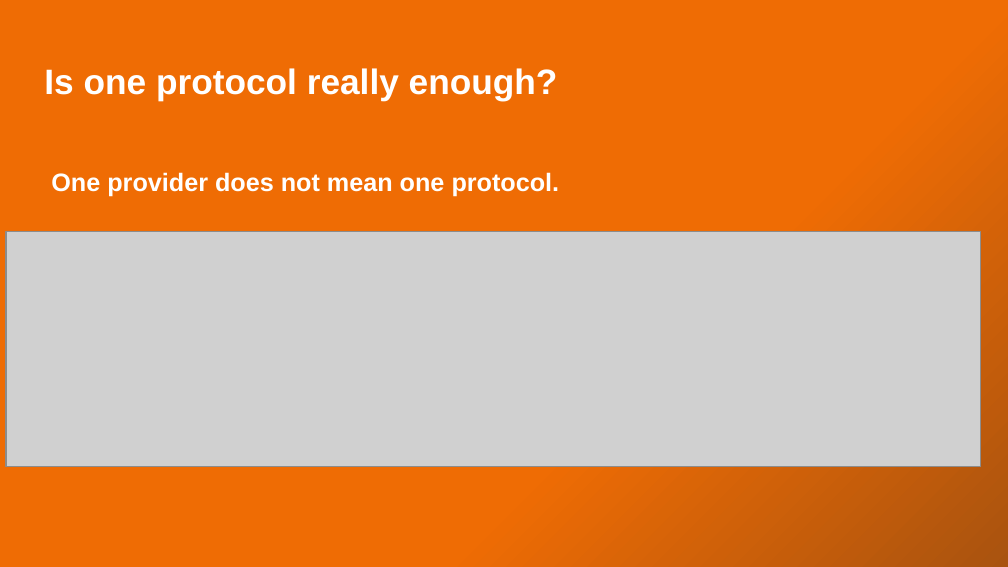
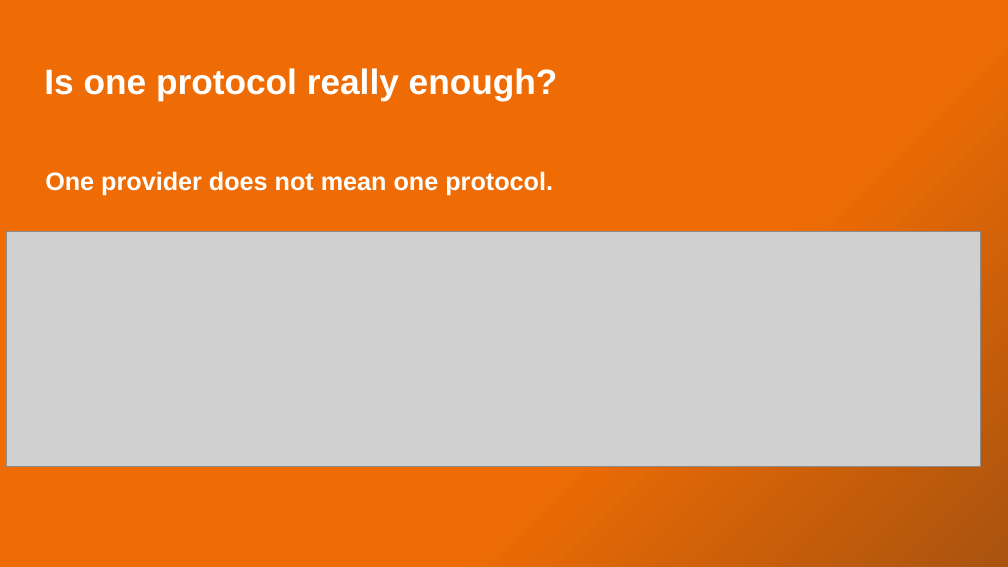
Before and after one commit to xkondix/ai-agents-JAVA-SPRING, a slide deck: slide 45 of presentations/The Agent Is a Loop .pptx (slide 44 before the commit). Drawn at 1008x567 pixels with LibreOffice and Linux fonts; fonts in the diff are those of the drawing; grey boxes stand for pictures. Boxes give left, top, right and bottom in pixels: in the first picture for what was removed or moved away, otherwise in the second. Text is boxed around its words. In the diff, an @@ line names an element or a change of style, - is before the commit and + after.

```diff
--- a/presentations/The Agent Is a Loop .pptx
+++ b/presentations/The Agent Is a Loop .pptx
@@ text "One provider does not mean ...": place and size @@
-text "One provider does not mean ..." at <box>51,172,560,196</box>
+text "One provider does not mean ..." at <box>45,171,553,196</box>
```
Also in this commit, not shown: 16 other slides changed, 2 slides added, 1 slide removed, 26 other files.
